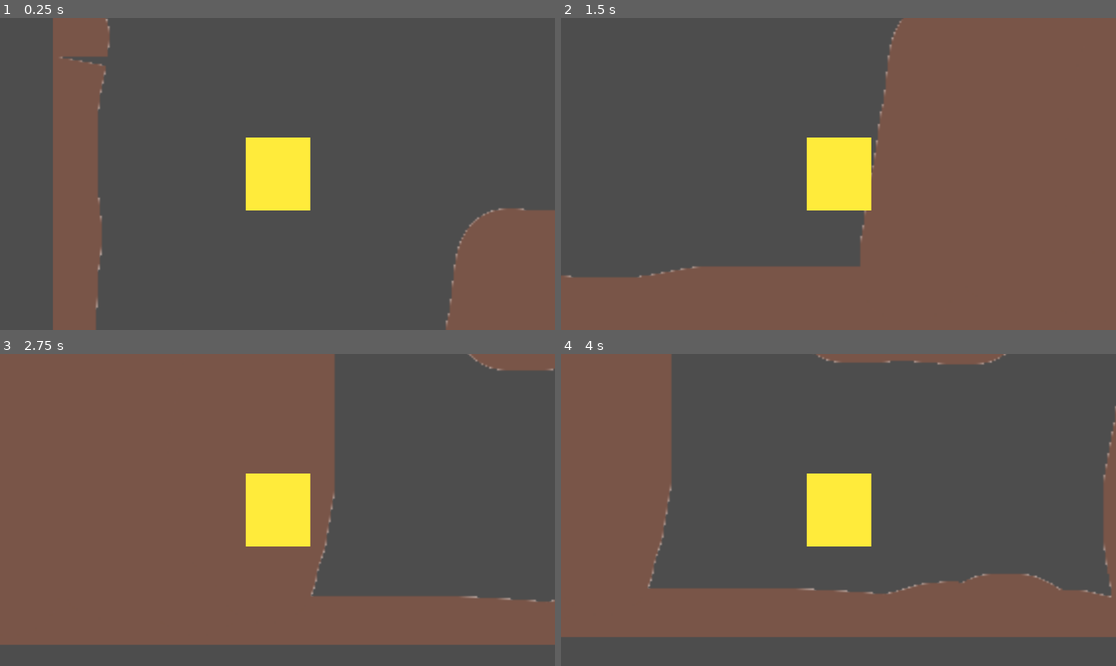
Above: before the commit, frames 1-4 (two rows, left to right).
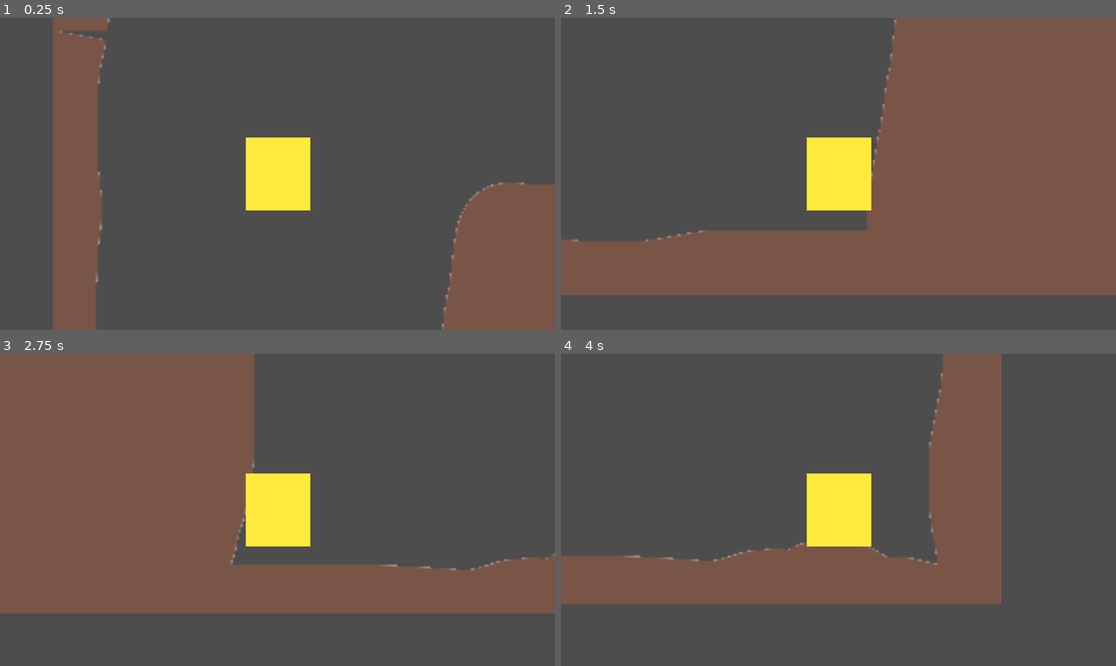
Above: after the commit, the same moments.

Repository: ChristianLowe/combat-wombat
Game: Godot game, scene res://demo_stage.tscn
The game is run twice, just before and just after one commit, with the same random seed, the same clock (stepped at 60 frames per second) and the same inputs.
Inputs:
- Up to frame 1 (0.25 s): no input
- Up to frame 2 (1.5 s): hold Right (ui_right) from 0.53 s (still down); tap Z (dash) at 0.6 s; tap Up (ui_up) at 0.77, 0.8, 1.07, 1.35 s
- Up to frame 3 (2.75 s): tap Up (ui_up) at 1.52, 1.82, 2.3 s; tap Z (dash) at 1.55, 2.1 s; release Right (ui_right) at 2.03 s; hold Left (ui_left) from 2.03 s (still down)
- Up to frame 4 (4 s): release Left (ui_left) at 2.78 s; hold Right (ui_right) from 2.78 s (still down); tap Z (dash) at 2.85 s; tap Up (ui_up) at 3.02, 3.32, 3.6, 3.77 s

The runs differ from the first frame. In frame 1, 2.3% of the frame differs, in the area x 10-100%, y 0-100%; in frame 2, 17%; in frame 3, 23%; in frame 4, 40%, in the area x 0-100%, y 0-91%.

Commit message:
Better dashing

Diff:
--- a/demo_stage.tscn
+++ b/demo_stage.tscn
@@ -35,6 +35,12 @@
 [node name="Player" type="CharacterBody2D" parent="."]
 collision_mask = 7
 script = ExtResource("2_4p544")
+speed = 400.0
+gravity = 1200.0
+jump_velocity = -600.0
+dash_speed = 1800.0
+dash_cooldown = 0.8
+initial_dash_duration = 0.1
 
 [node name="Sprite2D" type="Sprite2D" parent="Player"]
 position = Vector2(147, 772)
--- a/player.gd
+++ b/player.gd
@@ -6,139 +6,227 @@
 @export var jump_velocity = -400.0
 @export var dash_speed = 600.0
 @export var dash_cooldown = 0.5
+@export var initial_dash_duration = 0.15 # How long the initial dash lasts if terrain isn't hit
 
 # Collision Layer Numbers
 const PLAYER_LAYER = 1
 const WALL_LAYER = 2         # Normal walls - STOP dash
 const DASH_TERRAIN_LAYER = 3 # Special terrain - Dash THROUGH
 
-var is_dashing = false
+# Dash States
+enum DashState { NONE, INITIAL, TERRAIN }
+var current_dash_state = DashState.NONE
+
 var dash_direction = Vector2.ZERO
 var dash_cooldown_timer = 0.0
+var initial_dash_timer = 0.0 # Timer for the initial dash phase
 
 var original_collision_mask: int
-var original_collision_layer: int # Store original layer too
+var original_collision_layer: int
 
 func _ready():
 	original_collision_mask = get_collision_mask()
 	original_collision_layer = get_collision_layer()
-	# Ensure player is on its layer (can also be set in editor)
 	set_collision_layer_value(PLAYER_LAYER, true)
-	# Add player to a group for easier identification if needed elsewhere
 	add_to_group("player")
-	# Recommendation: Add your wall nodes to a "walls" group in the editor
-	# Recommendation: Add your dash terrain nodes to a "dash_terrain" group
+	# Recommendation: Add wall nodes to "walls" group
+	# Recommendation: Add dash terrain nodes to "dash_terrain" group
 
 func _physics_process(delta):
 	# --- Dash Cooldown ---
-	if dash_cooldown_timer > 0:
+	if dash_cooldown_timer > 0 and current_dash_state == DashState.NONE:
+		# Cooldown only ticks down when not actively dashing
 		dash_cooldown_timer -= delta
 
-	# --- Dashing Logic ---
-	if is_dashing:
-		# 1. Check if we are currently overlapping Dash Terrain (Layer 3)
-		#    Use a temporary mask for test_move that ONLY sees Layer 3.
-		var terrain_check_mask = (1 << (DASH_TERRAIN_LAYER - 1)) # Mask with only bit 3 set
-		var current_move_mask = get_collision_mask() # Store the mask used for actual movement
-		set_collision_mask(terrain_check_mask) # Temporarily set mask for test_move
-		var is_in_dash_terrain = test_move(global_transform, Vector2.ZERO)
-		set_collision_mask(current_move_mask) # Restore the actual movement mask immediately!
-
-		if not is_in_dash_terrain:
-			# If we are no longer in the special terrain, stop the dash.
-			print("Exited dash terrain, stopping dash.")
-			_stop_dash()
-			# Fall through to normal movement processing for this frame
-		else:
-			# 2. We are in dash terrain, so try to move
-			velocity = dash_direction * dash_speed
-			# No gravity during dash
-
-			move_and_slide() # Use the dash movement mask (includes walls, excludes dash terrain)
-
-			# 3. Check if the move resulted in a collision (e.g., hit a Wall)
-			var collision = get_last_slide_collision()
-			if collision:
-				var collider = collision.get_collider()
-				# Check if the collision was with something on the WALL_LAYER
-				# Using groups is often more robust:
-				if collider and collider.is_in_group("walls"):
-				# Alternatively, check layer directly (less flexible):
-				# if collider and collider.get_collision_layer_value(WALL_LAYER):
-					print("Dash collided with wall, stopping dash.")
-					_stop_dash()
-					# Stop velocity immediately after hitting wall
-					velocity = Vector2.ZERO
-					# Optional: Slightly push away from wall based on collision normal
-					# velocity = collision.get_remainder().slide(collision.get_normal()) * 0.5 # Example pushback
-			# If still dashing after checks, return to skip normal movement logic
-			if is_dashing:
-				return
-
-	# --- Normal Movement Logic (Only if NOT dashing) ---
-	# (Same as before)
+	# --- State Machine for Dashing ---
+	match current_dash_state:
+		DashState.NONE:
+			# --- Normal Movement Logic ---
+			process_normal_movement(delta)
+			# Check for dash input
+			var horizontal_input = Input.get_axis("ui_left", "ui_right")
+			if Input.is_action_just_pressed("dash") and dash_cooldown_timer <= 0 and horizontal_input != 0:
+				_start_dash(horizontal_input)
+				# Execute first frame of dash movement immediately after starting
+				if current_dash_state != DashState.NONE:
+					velocity = dash_direction * dash_speed
+					move_and_slide()
+					# Skip normal move_and_slide call at the end for this frame
+					return
+
+		DashState.INITIAL:
+			# --- Initial Timed Dash Phase ---
+			initial_dash_timer -= delta
+
+			# Check for overlap with Dash Terrain BEFORE moving
+			var is_in_terrain = _check_overlap_with_dash_terrain()
+
+			if is_in_terrain:
+				# Entered terrain, transition to terrain dash state
+				print("Initial dash entered terrain, extending.")
+				current_dash_state = DashState.TERRAIN
+				# Fall through to TERRAIN state logic within the same frame if desired,
+				# or handle next frame. Handling next frame is safer.
+				# For now, let's process TERRAIN state next frame. Set velocity and move for *this* frame.
+				velocity = dash_direction * dash_speed
+				move_and_slide() # Use dash mask (hit walls, ignore terrain)
+				if _check_for_wall_collision(): # Check wall hit immediately
+					_stop_dash(true) # Stop if wall hit
+				return # Skip normal processing
+
+			elif initial_dash_timer <= 0:
+				# Initial dash time ran out, and we are NOT in terrain
+				print("Initial dash timed out.")
+				_stop_dash(false) # Stop dash, keep momentum briefly
+				# Fall through to normal movement processing
+
+			else:
+				# Still in initial dash, timer hasn't run out, not in terrain
+				velocity = dash_direction * dash_speed
+				move_and_slide() # Use dash mask (hit walls, ignore terrain)
+				if _check_for_wall_collision():
+					_stop_dash(true) # Stop if wall hit
+				# If still dashing, skip normal processing
+				if current_dash_state != DashState.NONE:
+					return
+
+		DashState.TERRAIN:
+			# --- Terrain Following Dash Phase ---
+			# Check for overlap with Dash Terrain
+			var is_in_terrain = _check_overlap_with_dash_terrain()
+
+			if not is_in_terrain:
+				# Exited terrain
+				print("Exited terrain during dash.")
+				_stop_dash(false) # Stop dash, keep momentum
+				# Fall through to normal movement processing
+			else:
+				# Still in terrain, continue dash movement
+				velocity = dash_direction * dash_speed
+				move_and_slide() # Use dash mask (hit walls, ignore terrain)
+				if _check_for_wall_collision():
+					_stop_dash(true) # Stop if wall hit
+				# If still dashing, skip normal processing
+				if current_dash_state != DashState.NONE:
+					return
+
+	# --- Final Movement Execution (only if not dashing or dash just ended) ---
+	# This handles applying gravity/friction AFTER dash ends, preserving momentum
+	if current_dash_state == DashState.NONE:
+		# Only call move_and_slide here if it wasn't called during dash logic end
+		# The structure above ensures move_and_slide happens within the states,
+		# and normal movement is processed by process_normal_movement if needed.
+		# We might need to re-apply gravity/friction here if dash just ended.
+
+		# Re-apply gravity if needed (especially after exiting terrain dash)
+		if not is_on_floor():
+			velocity.y += gravity * delta
+
+		# Apply friction if needed (velocity might still be dash_speed)
+		var horizontal_input = Input.get_axis("ui_left", "ui_right")
+		if horizontal_input == 0: # Only apply friction if no input overrides
+			velocity.x = move_toward(velocity.x, 0, speed) # Use normal speed for friction rate
+
+		# Final move for the frame if normal movement occurred
+		move_and_slide()
+
+		# Sprite flipping based on final velocity
+		if velocity.x > 0:
+			$Sprite2D.flip_h = false
+		elif velocity.x < 0:
+			$Sprite2D.flip_h = true
+
+
+func process_normal_movement(delta):
+	# --- Normal Movement Logic (Called when DashState.NONE) ---
+	# Apply gravity
 	if not is_on_floor():
 		velocity.y += gravity * delta
+
+	# Handle Jump
 	if Input.is_action_just_pressed("ui_up") and is_on_floor():
 		velocity.y = jump_velocity
 
+	# Get horizontal input
 	var horizontal_input = Input.get_axis("ui_left", "ui_right")
 
-	if Input.is_action_just_pressed("dash") and dash_cooldown_timer <= 0 and horizontal_input != 0:
-		_start_dash(horizontal_input)
-		if is_dashing: # Check if dash actually started
-			velocity = dash_direction * dash_speed
-			move_and_slide() # Execute move for the first frame of the dash
-			return
-
+	# Apply horizontal movement (velocity might be high from dash exit)
 	if horizontal_input:
 		velocity.x = horizontal_input * speed
-	else:
-		velocity.x = move_toward(velocity.x, 0, speed)
-
-	move_and_slide()
-
-	if velocity.x > 0:
-		$Sprite2D.flip_h = false
-	elif velocity.x < 0:
-		$Sprite2D.flip_h = true
+	#else: # Friction is handled after the match statement now
+		#velocity.x = move_toward(velocity.x, 0, speed)
+
+
+# Helper to check for terrain overlap
+func _check_overlap_with_dash_terrain() -> bool:
+	var terrain_check_mask = (1 << (DASH_TERRAIN_LAYER - 1))
+	var current_move_mask = get_collision_mask()
+	# Ensure the check mask doesn't conflict during state transitions
+	if current_dash_state == DashState.NONE:
+		# If not dashing, use original mask logic might be safer,
+		# but for this check, we *only* care about dash terrain layer.
+		pass # Use the specific check mask below
+
+	set_collision_mask(terrain_check_mask)
+	var is_overlapping = test_move(global_transform, Vector2.ZERO)
+	set_collision_mask(current_move_mask) # Restore actual movement mask
+	return is_overlapping
+
+# Helper to check for wall collision after move_and_slide
+func _check_for_wall_collision() -> bool:
+	var collision = get_last_slide_collision()
+	if collision:
+		var collider = collision.get_collider()
+		# Using groups is preferred
+		if collider and collider.is_in_group("walls"):
+		# Alt: Check layer
+		# if collider and collider.get_collision_layer_value(WALL_LAYER):
+			return true
+	return false
 
 
 func _start_dash(h_input: float):
-	# Check if already dashing to prevent issues
-	if is_dashing: return
-
-	print("Starting dash.")
-	is_dashing = true
+	if current_dash_state != DashState.NONE: return # Already dashing
+
+	print("Starting dash (Initial Phase).")
+	current_dash_state = DashState.INITIAL
+	initial_dash_timer = initial_dash_duration # Start the timer
 	dash_direction = Vector2(h_input, 0).normalized()
 
-	# --- Configure Collision for Dash ---
-	# Store originals if not already done (belt-and-suspenders)
+	# Store originals if needed (usually done in _ready)
 	if original_collision_mask == 0: original_collision_mask = get_collision_mask()
 	if original_collision_layer == 0: original_collision_layer = get_collision_layer()
 
-	# Set MASK for dashing: Collide with Walls (Layer 2), Ignore Dash Terrain (Layer 3)
+	# Configure collision mask for dashing (Hit Walls, Ignore Terrain)
 	var dash_movement_mask = original_collision_mask
-	dash_movement_mask |= (1 << (WALL_LAYER - 1))         # Ensure Wall layer bit is ON
-	dash_movement_mask &= ~(1 << (DASH_TERRAIN_LAYER - 1)) # Ensure Dash Terrain layer bit is OFF
+	dash_movement_mask |= (1 << (WALL_LAYER - 1))
+	dash_movement_mask &= ~(1 << (DASH_TERRAIN_LAYER - 1))
 	set_collision_mask(dash_movement_mask)
 
-	# Set LAYER for dashing: Optionally disable player's own layer interaction
-	# This prevents player hitting *itself* or other players if layer 1 is in the mask
+	# Configure collision layer (optional: disable self-collision)
 	set_collision_layer_value(PLAYER_LAYER, false)
 
-	dash_cooldown_timer = dash_cooldown
-
-func _stop_dash():
-	# Check if not dashing already to prevent redundant calls
-	if not is_dashing: return
-
-	is_dashing = false
+	dash_cooldown_timer = dash_cooldown # Set cooldown duration
+
+
+func _stop_dash(hit_wall: bool):
+	if current_dash_state == DashState.NONE: return # Already stopped
+
+	var previous_state = current_dash_state
+	print("Stopping dash. Reason: %s" % ("Wall Collision" if hit_wall else "Timeout/Exit Terrain"))
+	current_dash_state = DashState.NONE
+
 	# Restore original collision settings
 	set_collision_mask(original_collision_mask)
-	set_collision_layer(original_collision_layer) # Restore entire original layer setup
-	# Ensure the player layer is explicitly re-enabled if it was part of the original layer
-	set_collision_layer_value(PLAYER_LAYER, true)
-
-# --- Input Map actions needed: ---
-# "ui_left", "ui_right", "ui_up", "dash"
+	set_collision_layer(original_collision_layer)
+	set_collision_layer_value(PLAYER_LAYER, true) # Ensure player layer is back ON
+
+	# --- Handle Velocity ---
+	if hit_wall:
+		velocity = Vector2.ZERO # Stop dead on wall impact
+	# else (Timeout or Exited Terrain):
+	# DO NOTHING to velocity here. Keep the current dash velocity.
+	# The normal movement logic after the 'match' statement will handle
+	# applying gravity and friction to this remaining velocity.
+
+# Input Map actions needed: "ui_left", "ui_right", "ui_up", "dash"
